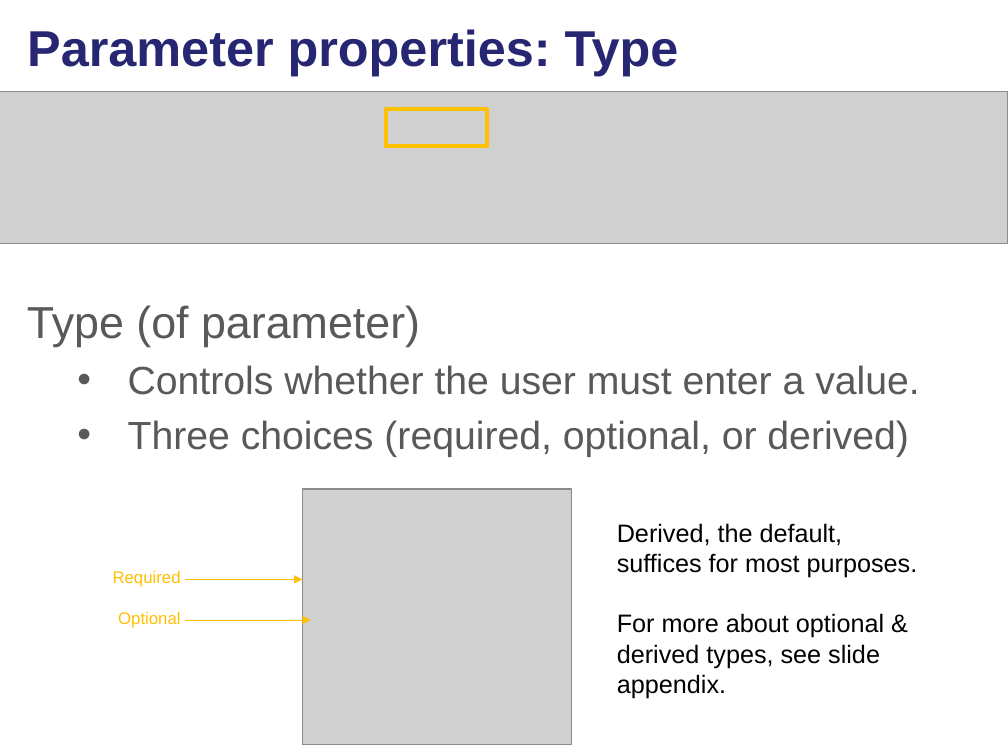
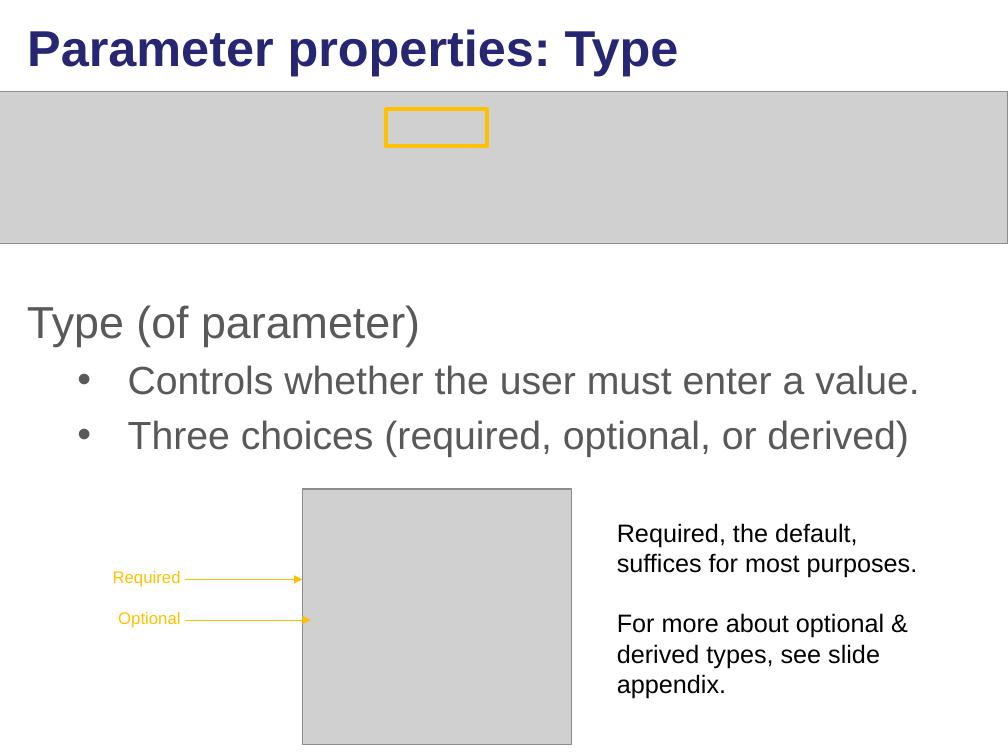
Before and after one commit to lgtateos/gis540, a slide deck: slide 15 of slides/scriptToolParameters.pptx (slide 14 before the commit). Drawn at 1008x756 pixels with LibreOffice and Linux fonts; fonts in the diff are those of the drawing; grey boxes stand for pictures. Boxes give left, top, right and bottom in pixels: in the first picture for what was removed or moved away, otherwise in the second. Text is boxed around its words. In the diff, an @@ line names an element or a change of style, - is before the commit and + after.

```diff
--- a/slides/scriptToolParameters.pptx
+++ b/slides/scriptToolParameters.pptx
@@ text at [617,523,918,578]: text changed @@
-Derived, the default, suffices for most purposes.
+Required, the default, suffices for most purposes.
```
Also in this commit, not shown: 9 other slides changed, 6 slides added, 2 slides removed.
